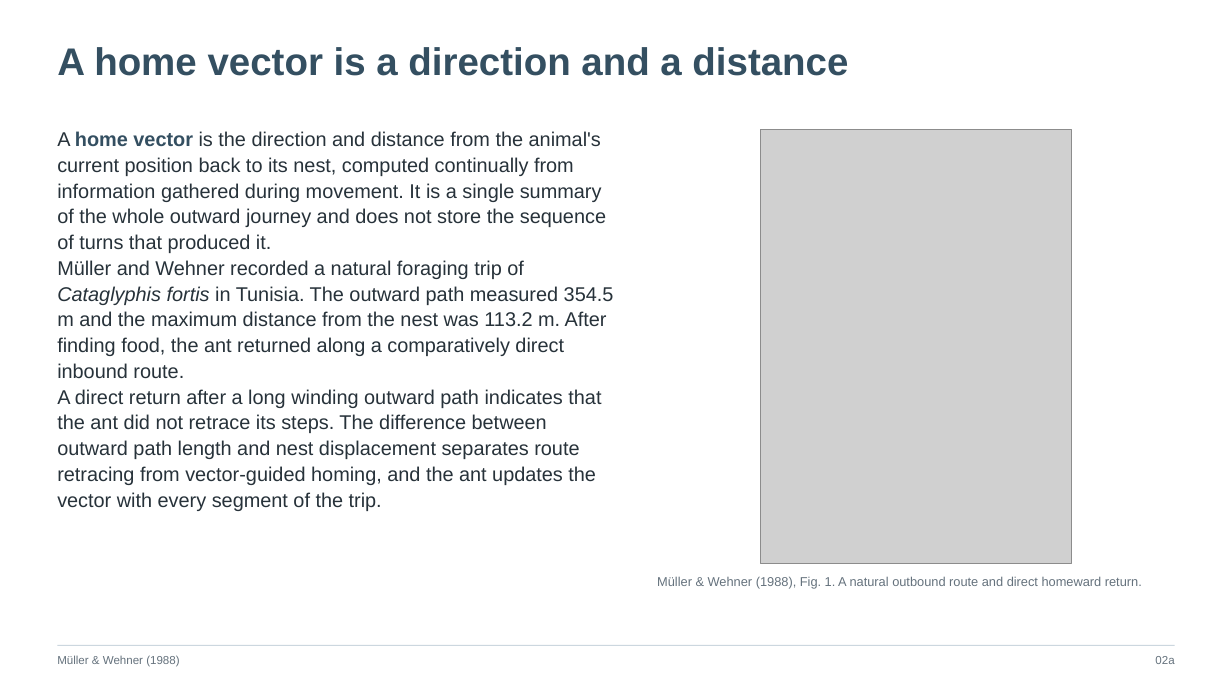
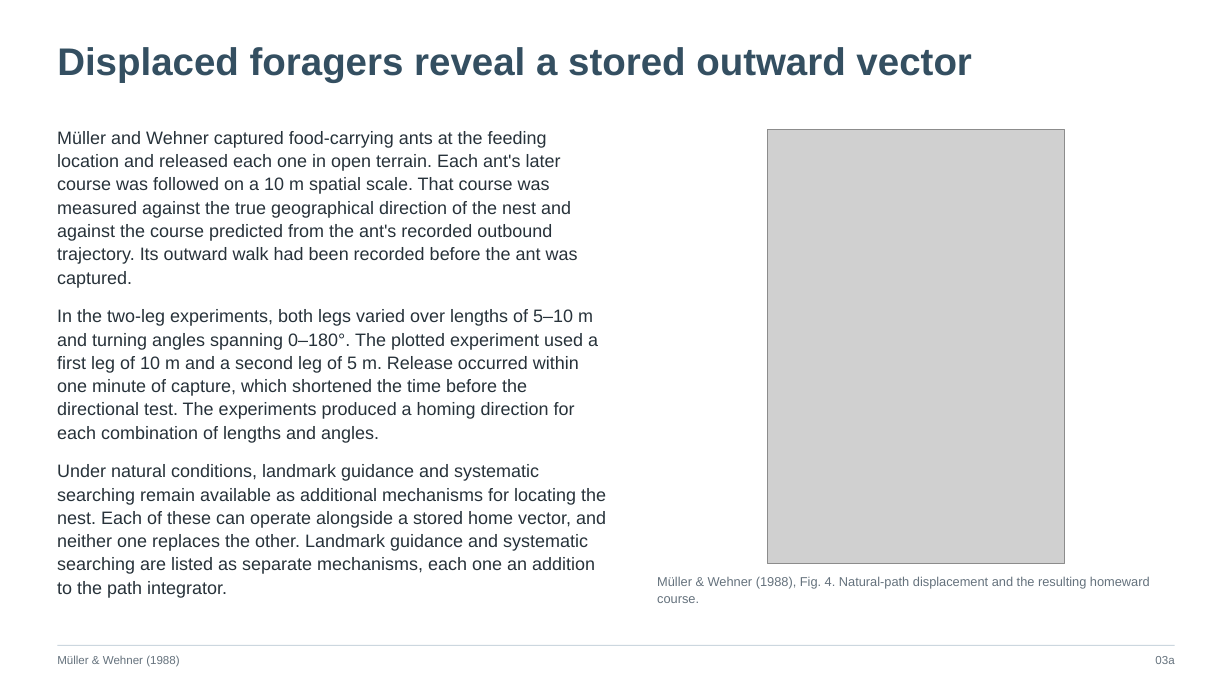
Before and after one commit to jordanxxlopez/NEUROETHOLOGY, a slide deck: slide 4 of scaffolded/Neuroethology_Lecture28_FA2026_SCAFFOLDED.pptx (slide 3 before the commit). Drawn at 1232x693 pixels with LibreOffice and Linux fonts; fonts in the diff are those of the drawing; grey boxes stand for pictures. Boxes give left, top, right and bottom in pixels: in the first picture for what was removed or moved away, otherwise in the second. Text is boxed around its words. In the diff, an @@ line names an element or a change of style, - is before the commit and + after.

```diff
--- a/scaffolded/Neuroethology_Lecture28_FA2026_SCAFFOLDED.pptx
+++ b/scaffolded/Neuroethology_Lecture28_FA2026_SCAFFOLDED.pptx
@@ text at (57, 47, 971, 83): text changed @@
-A home vector is a direction and a distance
+Displaced foragers reveal a stored outward vector
@@ text at (57, 131, 606, 598): text changed; size 15.5 to 14 pt @@
-A home vector is the direction and distance from the animal's current position back to its nest, computed continually from information gathered during movement. It is a single summary of the whole outward journey and does not store the sequence of turns that produced it.
-Müller and Wehner recorded a natural foraging trip of Cataglyphis fortis in Tunisia. The outward path measured 354.5 m and the maximum distance from the nest was 113.2 m. After finding food, the ant returned along a comparatively direct inbound route.
-A direct return after a long winding outward path indicates that the ant did not retrace its steps. The difference between outward path length and nest displacement separates route retracing from vector-guided homing, and the ant updates the vector with every segment of the trip.
+Müller and Wehner captured food-carrying ants at the feeding location and released each one in open terrain. Each ant's later course was followed on a 10 m spatial scale. That course was measured against the true geographical direction of the nest and against the course predicted from the ant's recorded outbound trajectory. Its outward walk had been recorded before the ant was captured.
+In the two-leg experiments, both legs varied over lengths of 5–10 m and turning angles spanning 0–180°. The plotted experiment used a first leg of 10 m and a second leg of 5 m. Release occurred within one minute of capture, which shortened the time before the directional test. The experiments produced a homing direction for each combination of lengths and angles.
+Under natural conditions, landmark guidance and systematic searching remain available as additional mechanisms for locating the nest. Each of these can operate alongside a stored home vector, and neither one replaces the other. Landmark guidance and systematic searching are listed as separate mechanisms, each one an addition to the path integrator.
@@ picture: place and size @@
-picture at (761, 129, 1071, 564)
+picture at (767, 129, 1065, 564)
@@ text at (657, 576, 1150, 603): text changed @@
-Müller & Wehner (1988), Fig. 1. A natural outbound route and direct homeward return.
+Müller & Wehner (1988), Fig. 4. Natural-path displacement and the resulting homeward course.
```
Also in this commit, not shown: 55 other slides changed, 3 slides added, 3 slides removed, 3 other files.
